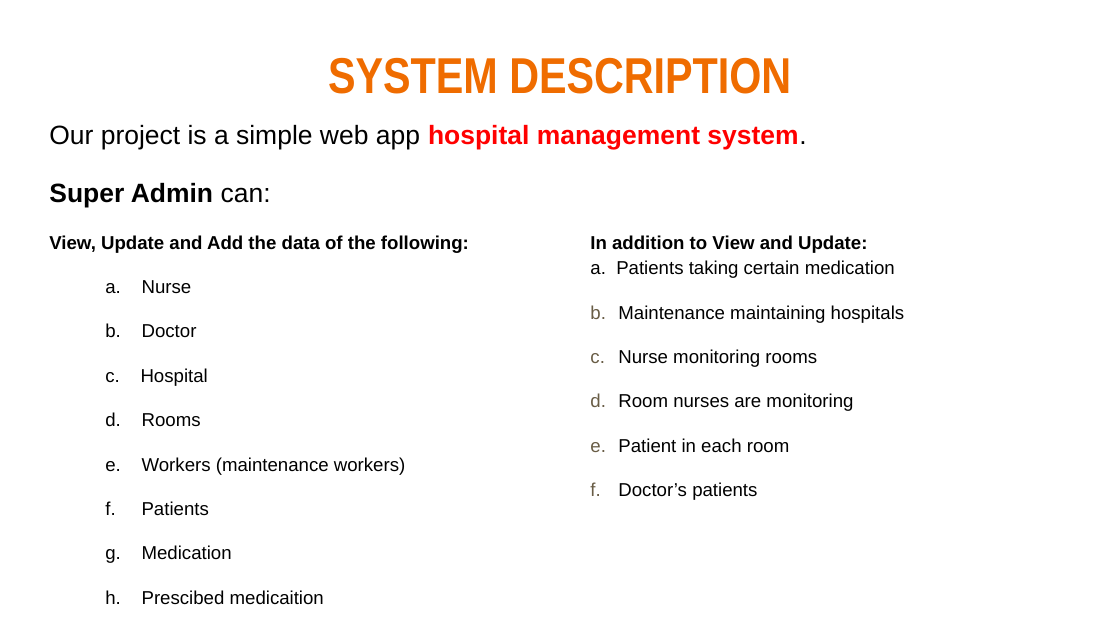
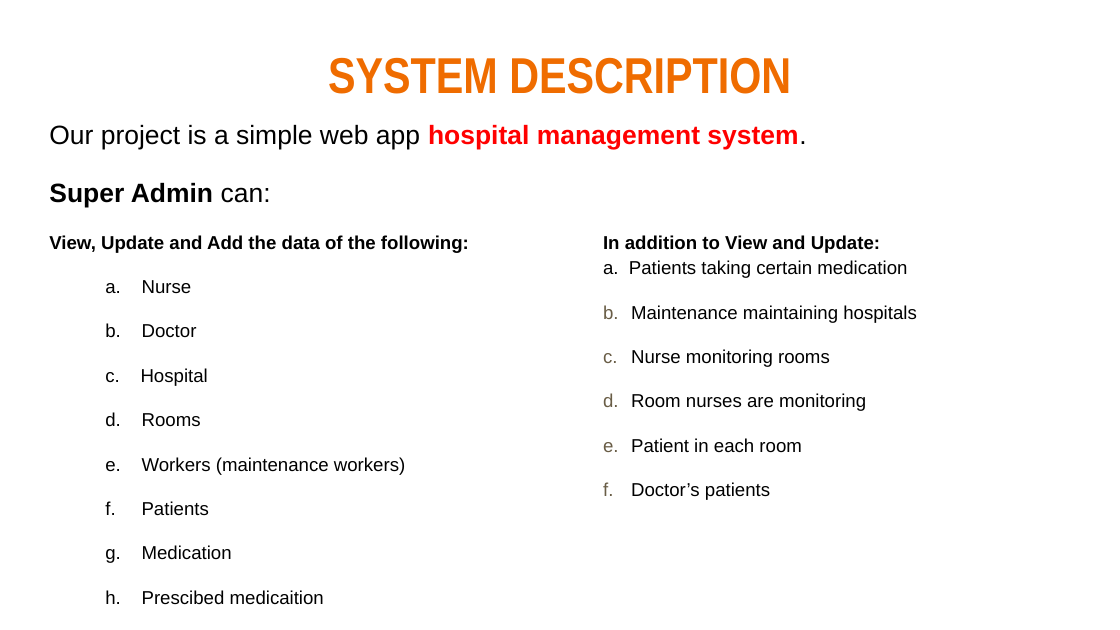
Before and after one commit to PalaciosYoan/Hospital_Management_System, a slide deck: slide 2 of Phase_1/Phase1.pptx. Drawn at 1120x630 pixels with LibreOffice and Linux fonts; fonts in the diff are those of the drawing. Boxes give left, top, right and bottom in pixels: in the first picture for what was removed or moved away, otherwise in the second. Text is boxed around its words. In the diff, an @@ line names an element or a change of style, - is before the commit and + after.

Commit message:
fixed layout

```diff
--- a/Phase_1/Phase1.pptx
+++ b/Phase_1/Phase1.pptx
@@ text "In addition to View and ...": place and size @@
-text "In addition to View and ..." at [590,235,905,500]
+text "In addition to View and ..." at [603,235,917,500]
```
